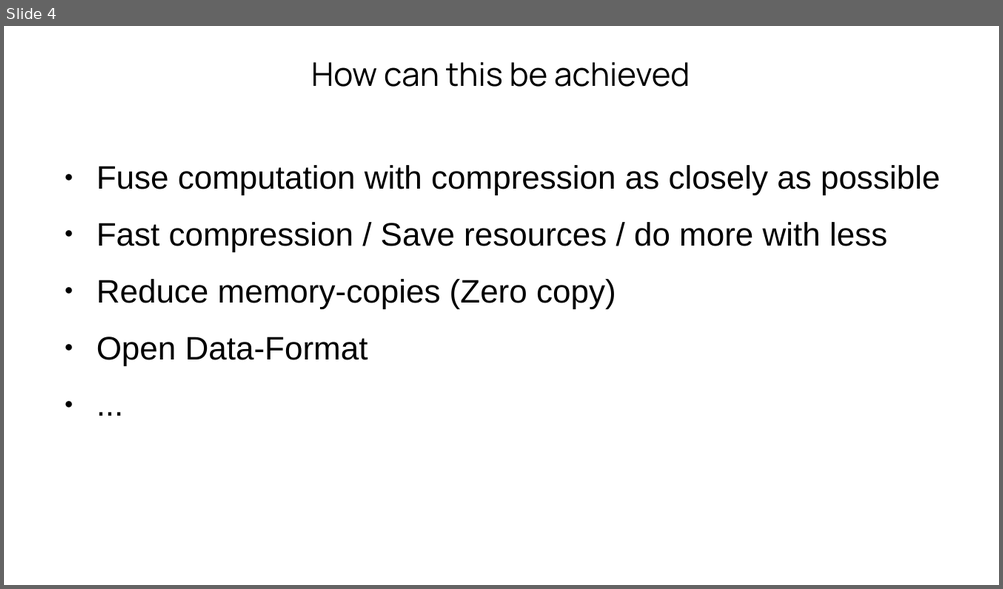
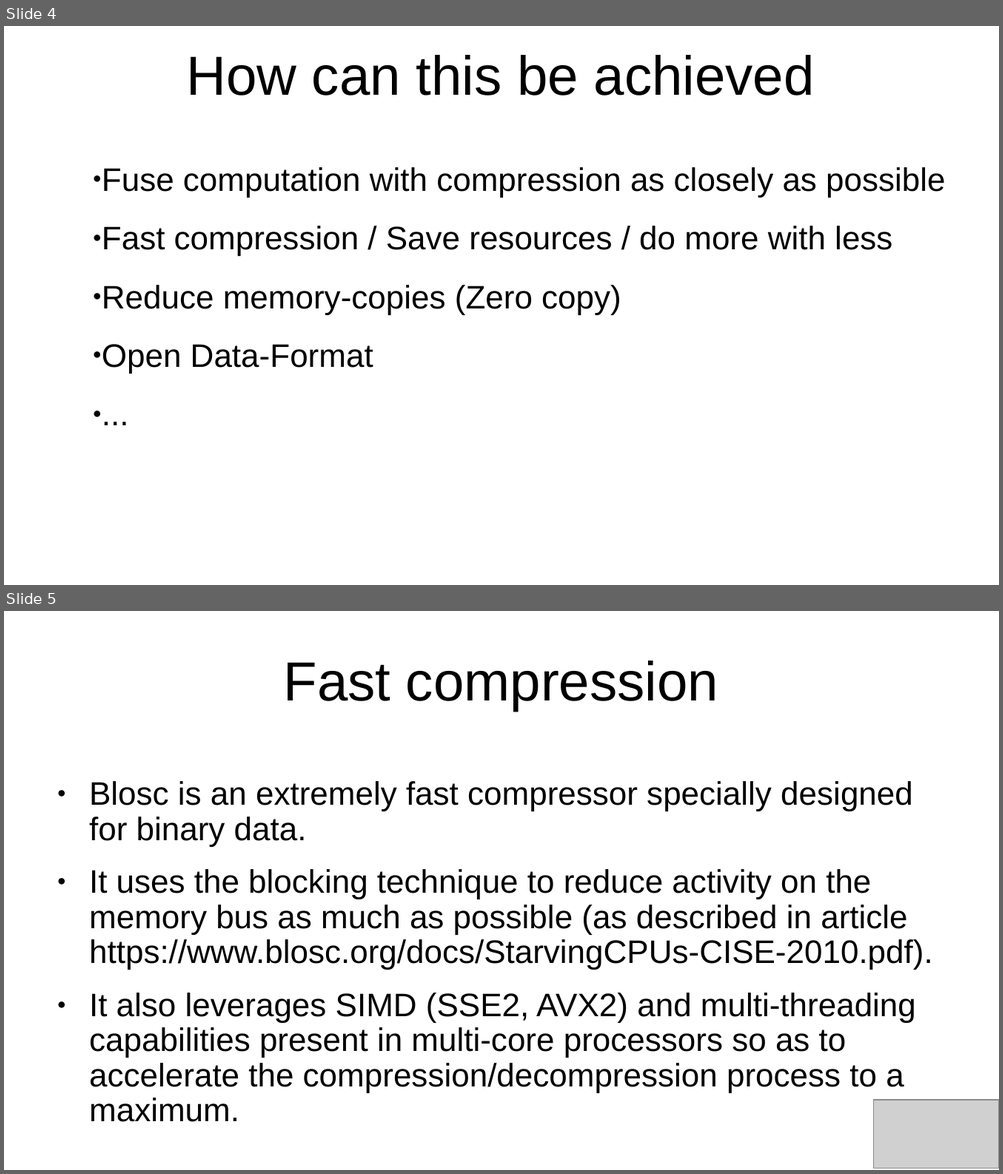
Before and after one commit to inaos/iron-array, a slide deck: decks/pyDataNyc2019.odp. Shown one above the other, each under a label of ours: slide 4 before the commit, slides 4 and 5 after it. The pictures are 1003x589 and 1003x1174 pixels, drawn with LibreOffice and Linux fonts; fonts in the diff are those of the drawing; grey boxes stand for pictures. Boxes give left, top, right and bottom in pixels: in the first picture for what was removed or moved away, otherwise in the second. Text is boxed around its words. In the diff, an @@ line names an element or a change of style, - is before the commit and + after.

Commit message:
Uniformization of the format

```diff
--- a/decks/pyDataNyc2019.odp
+++ b/decks/pyDataNyc2019.odp
@@ slide 5 added at bbox=[4, 611, 999, 1170], background #FFFFFF @@
@@ title added at bbox=[284, 661, 718, 711], 44 pt, text #000000 @@
+Fast compression
@@ text added at bbox=[89, 781, 933, 1122], 26 pt, text #000000 @@
+● Blosc is an extremely fast compressor specially designed for binary data.
+● It uses the blocking technique to reduce activity on the memory bus as much as possible (as described in article https://www.blosc.org/docs/StarvingCPUs-CISE-2010.pdf).
+● It also leverages SIMD (SSE2, AVX2) and multi-threading capabilities present in multi-core processors so as to accelerate the compression/decompression process to a maximum.
@@ picture added at bbox=[873, 1100, 999, 1169] @@
@@ slide 4 changed as well @@
@@ text "How can this be achieved" at bbox=[186, 55, 814, 96]: size 26 to 44 pt, font Manrope to Arial @@
@@ text "Fuse computation with compression as ..." at bbox=[102, 167, 945, 374]: indent changed; line spacing 1 to 1.05 @@
```
Also in this commit, not shown: 20 other slides changed, 1 slide removed, 1 other file.
